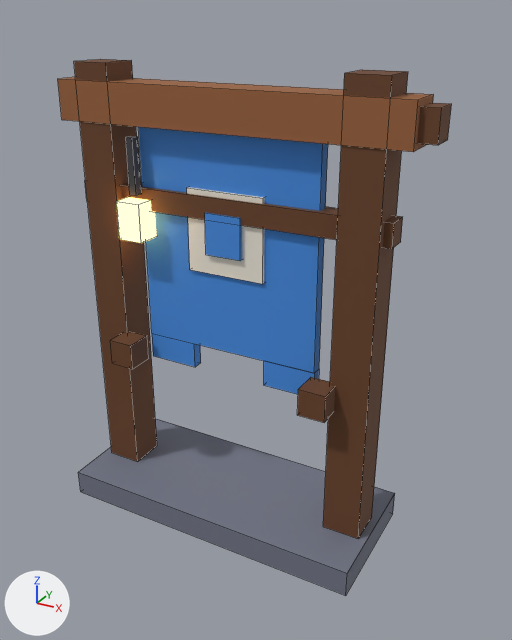
A saved change to the FBX model roblox-island/exports/fbx/FlagFrame.fbx.
Camera for both pictures: a 50 mm lens placed at (12.3, -20.4, 18.7), pointed at (1.0, 0.2, 8.3). The lights are fixed; the arrows at lower left show +X, +Y and +Z. The older version comes first. Mesh edges are drawn as thin lines. Vertices at exactly the same position are counted once.

Names of what the first picture shows: 'FlagFrame'.
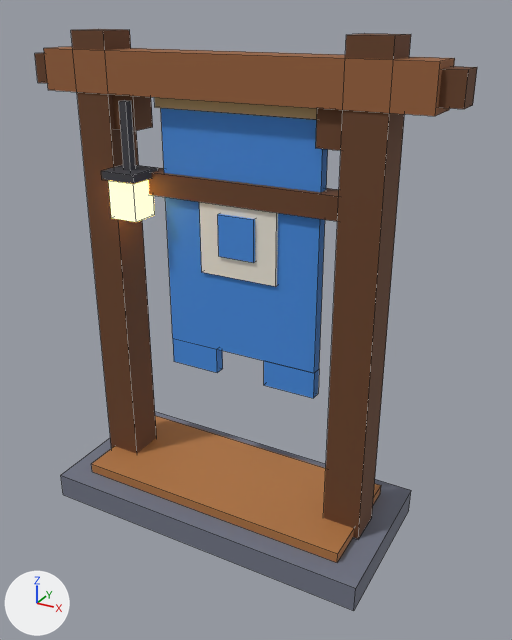
The change, as a diff of the scene's bpy script:
```diff
--- a/roblox-island/exports/fbx/FlagFrame.fbx.py
+++ b/roblox-island/exports/fbx/FlagFrame.fbx.py
@@ me_flagframe @@
-me_flagframe.from_pydata(...)  # 116 vertices, 90 faces; spans x -6.5..7.1, y -2.5..2.5, z 0.0..17.0
+me_flagframe.from_pydata(...)  # 148 vertices, 114 faces; spans x -7.7..7.7, y -3.0..3.0, z 0.0..18.0
+# me_flagframe part 1: a new loose piece, a box spanning x -6.5..6.5, y -3.0..3.0, z 0.0..1.0, in mat_voxelpalette (picture img_voxel_palette_png)
+# me_flagframe part 2: a new loose piece, a box spanning x -5.5..5.5, y -2.2..2.2, z 1.0..1.4, in mat_voxelpalette (picture img_voxel_palette_png)
+# me_flagframe part 3: a new loose piece, a box spanning x -7.0..7.0, y -0.7..0.7, z 16.0..17.4, in mat_voxelpalette (picture img_voxel_palette_png)
+# me_flagframe part 4: a new loose piece, a box spanning x -4.5..4.5, y -0.4..0.4, z 12.6..13.4, in mat_voxelpalette (picture img_voxel_palette_png)
+# me_flagframe part 5: the loose piece of 8 vertices spanning x -4.0..-3.0, y -1.1..-0.1, z 11.0..12.4 is moved by (-0.4, 0.6, 3.7), in mat_voxelpalette (picture img_voxel_palette_png)
+# me_flagframe part 6: the loose piece of 8 vertices spanning x 6.1..7.1, y -0.5..0.5, z 15.2..16.2 is moved by (-2.7, 0.0, -0.3)
+# me_flagframe part 7: the loose piece of 8 vertices spanning x 3.5..4.5, y -1.5..-0.5, z 6.0..7.0 is moved by (3.2, 1.0, 10.2)
+# me_flagframe part 8: the loose piece of 8 vertices spanning x -4.5..-3.5, y -1.5..-0.5, z 6.0..7.0 is moved by (-3.2, 1.0, 10.2)
+# me_flagframe part 9: the loose piece of 8 vertices spanning x -1.5..1.5, y -0.3..0.3, z 10.0..13.0 is moved by (0.5, 0.0, 0.0)
+# me_flagframe part 10: the loose piece of 8 vertices spanning x -0.7..0.7, y -0.4..0.4, z 10.8..12.2 is moved by (0.5, 0.0, 0.0)
+# me_flagframe part 11: a new loose piece, a box spanning x -2.7..3.7, y -0.25..0.25, z 15.6..16.04, in mat_voxelpalette (picture img_voxel_palette_png)
+# me_flagframe part 12: a new loose piece, a box spanning x -3.75..-3.45, y -0.85..-0.55, z 13.4..15.8, in mat_voxelpalette (picture img_voxel_palette_png)
+# me_flagframe part 13: a new loose piece, a box spanning x -4.2..-3.0, y -1.2..-0.2, z 11.8..13.3, in mat_voxelglow
+# me_flagframe part 14: a new loose piece, a box spanning x -4.3..-2.9, y -1.4..0.0, z 13.2..13.5, in mat_voxelpalette (picture img_voxel_palette_png)
+# me_flagframe part 15: the loose piece of 8 vertices spanning x -6.0..6.0, y -2.5..2.5, z 0.0..1.0 is deleted
+# me_flagframe part 16: the loose piece of 8 vertices spanning x -6.0..6.0, y -0.4..0.4, z 12.0..12.8 is deleted
+# me_flagframe part 17: the loose piece of 8 vertices spanning x -3.7..-3.3, y -0.8..-0.4, z 12.6..14.6 is deleted
+# me_flagframe part 18
+# 28 vertices are removed from x -6.5..6.5, y -0.7..0.7, z 6.0..17.0
+# 28 faces are deleted
+# 6 vertices are added at (-2.5, -0.2, 7.0), (-2.5, -0.2, 15.6), (3.5, -0.2, 15.6), (-2.5, -0.2, 6.0), (-0.5, -0.2, 6.0), (-0.5, -0.2, 7.0)
+# 8 new vertices lie (0.0, 0.0, 17.0) away from vertices in x -5.7..5.7, y -0.7..0.7, z 1.0
+# 6 new vertices lie (0.0, 0.4, 0.0) away from vertices in x -2.5..3.5, y -0.2, z 6.0..15.6
+# 22 new faces join them, mat_voxelpalette (picture img_voxel_palette_png)
 me_flagframe.materials.append(mat_voxelpalette)
```

Pixel boxes (x1, y1, x2, y2) of what changed, in the pictures (512 x 640 px; the box of a moved part takes in the faces that stretch with it):
'FlagFrame', reshaped (12% wider, 8% taller): before (58, 59, 451, 596); after (35, 29, 477, 611)
part 1 of me_flagframe, added: after (61, 412, 411, 611)
part 2 of me_flagframe, added (brown): after (91, 415, 381, 563)
part 3 of me_flagframe, added (brown): after (44, 46, 455, 116)
part 4 of me_flagframe, added (brown): after (148, 168, 339, 221)
part 5 of me_flagframe, moved or reshaped: before (116, 197, 156, 243); after (112, 94, 153, 131)
part 6 of me_flagframe, moved or reshaped: before (417, 103, 451, 145); after (316, 108, 343, 151)
part 7 of me_flagframe, moved or reshaped: before (297, 377, 335, 423); after (438, 66, 477, 109)
part 8 of me_flagframe, moved or reshaped: before (110, 332, 149, 369); after (35, 53, 47, 83)
part 9 of me_flagframe, moved or reshaped: before (187, 187, 265, 284); after (199, 202, 278, 287)
part 10 of me_flagframe, moved or reshaped: before (205, 213, 242, 261); after (218, 214, 255, 263)
part 11 of me_flagframe, added (brown): after (154, 97, 317, 120)
part 12 of me_flagframe, added: after (119, 100, 136, 171)
part 13 of me_flagframe, added: after (108, 180, 155, 222)
part 14 of me_flagframe, added: after (101, 165, 158, 184)
part 15 of me_flagframe, deleted: before (78, 418, 395, 596)
part 16 of me_flagframe, deleted (brown): before (85, 181, 403, 249)
part 17 of me_flagframe, deleted: before (126, 136, 142, 196)
part 18 of me_flagframe, moved or reshaped: before (58, 59, 434, 539); after (71, 29, 411, 539)
